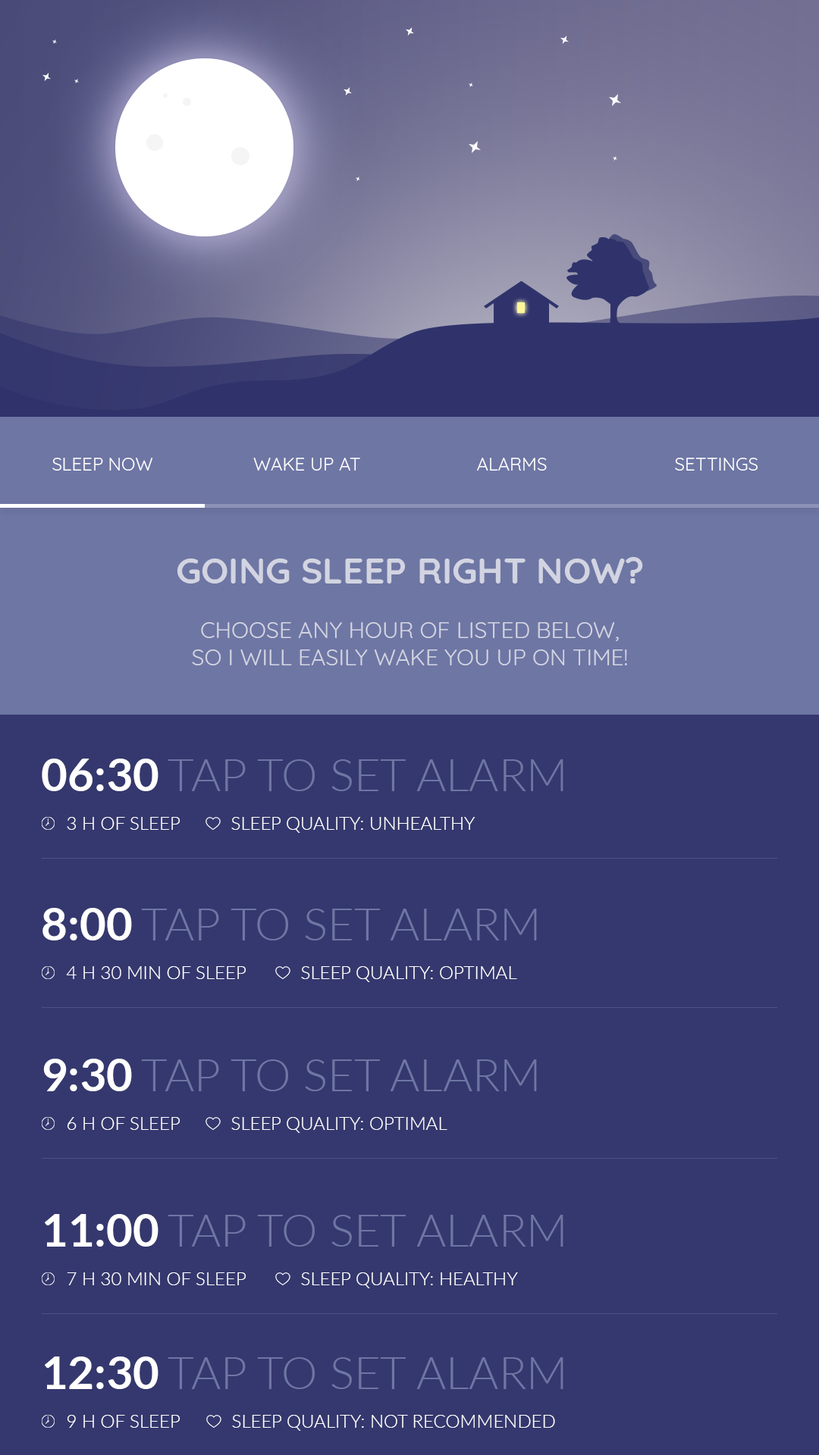
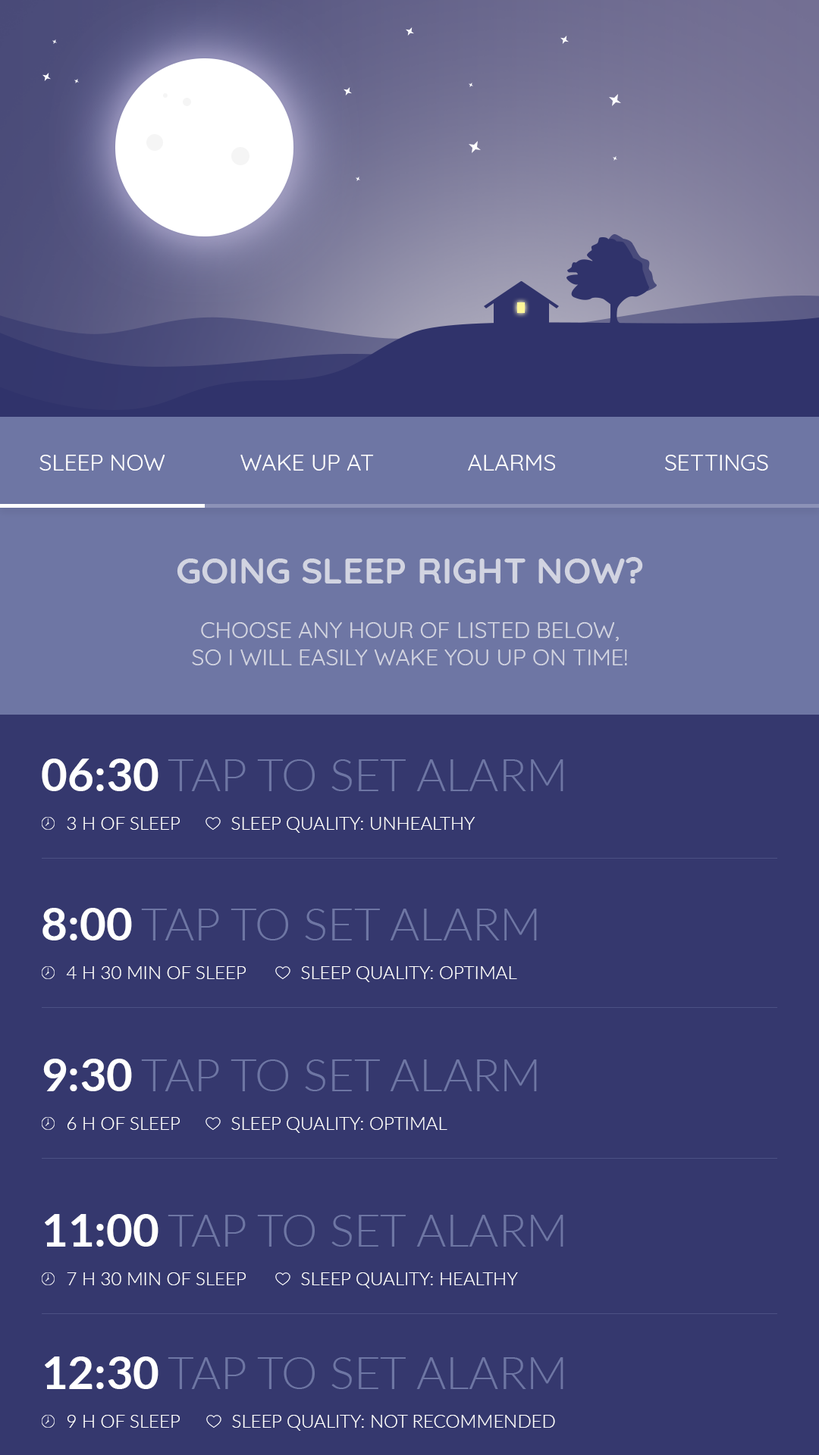
Layer changes from the first w=819, h=1455 image to the second:
painted on "SLEEP NOW" over [39, 454, 166, 471]
painted on "WAKE UP AT" over [240, 454, 374, 471]
painted on "ALARMS" over [467, 454, 555, 471]
painted on "SETTINGS" over [664, 454, 768, 471]
